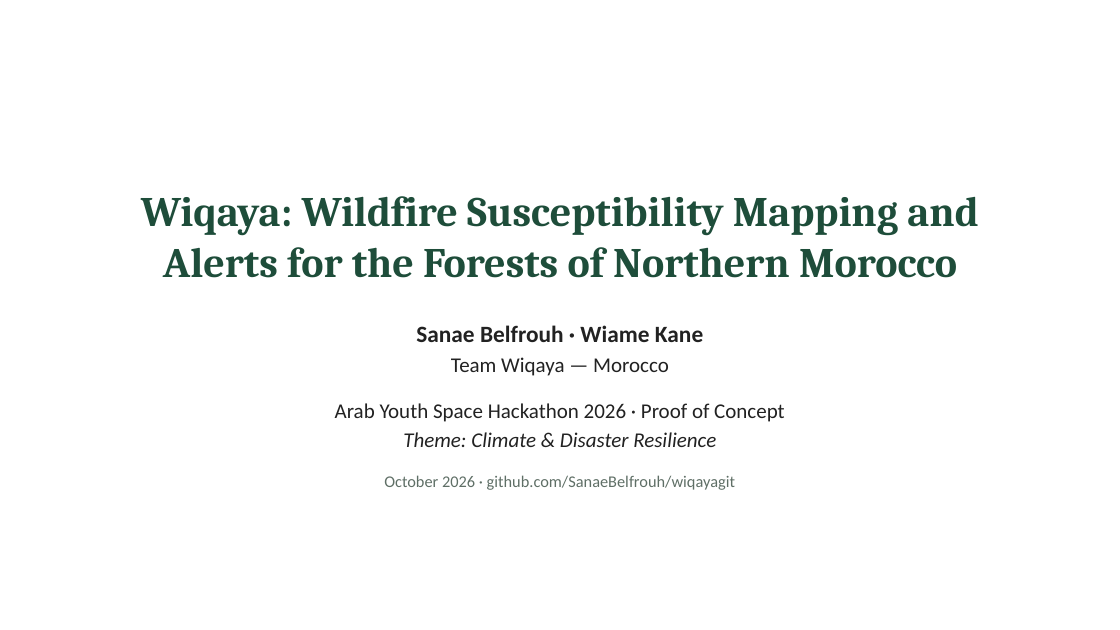
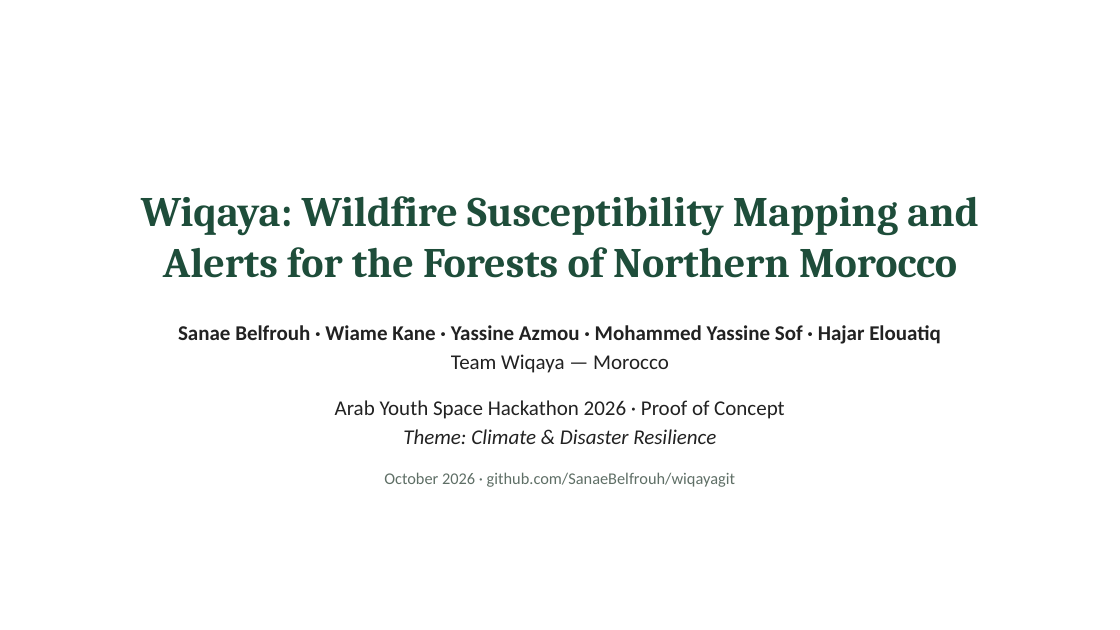
Before and after one commit to SanaeBelfrouh/wiqayagit, a slide deck: slide 1 of docs/slides.pptx. Drawn at 1120x630 pixels with LibreOffice and Linux fonts; fonts in the diff are those of the drawing. Boxes give left, top, right and bottom in pixels: in the first picture for what was removed or moved away, otherwise in the second. Text is boxed around its words. In the diff, an @@ line names an element or a change of style, - is before the commit and + after.

Commit message:
List the five team members on the title slide and in the licence

```diff
--- a/docs/slides.pptx
+++ b/docs/slides.pptx
@@ text at [178, 325, 941, 344]: text changed; size 20 to 18 pt @@
-Sanae Belfrouh · Wiame Kane
+Sanae Belfrouh · Wiame Kane · Yassine Azmou · Mohammed Yassine Sof · Hajar Elouatiq
```
Also in this commit, not shown: 2 other files.
